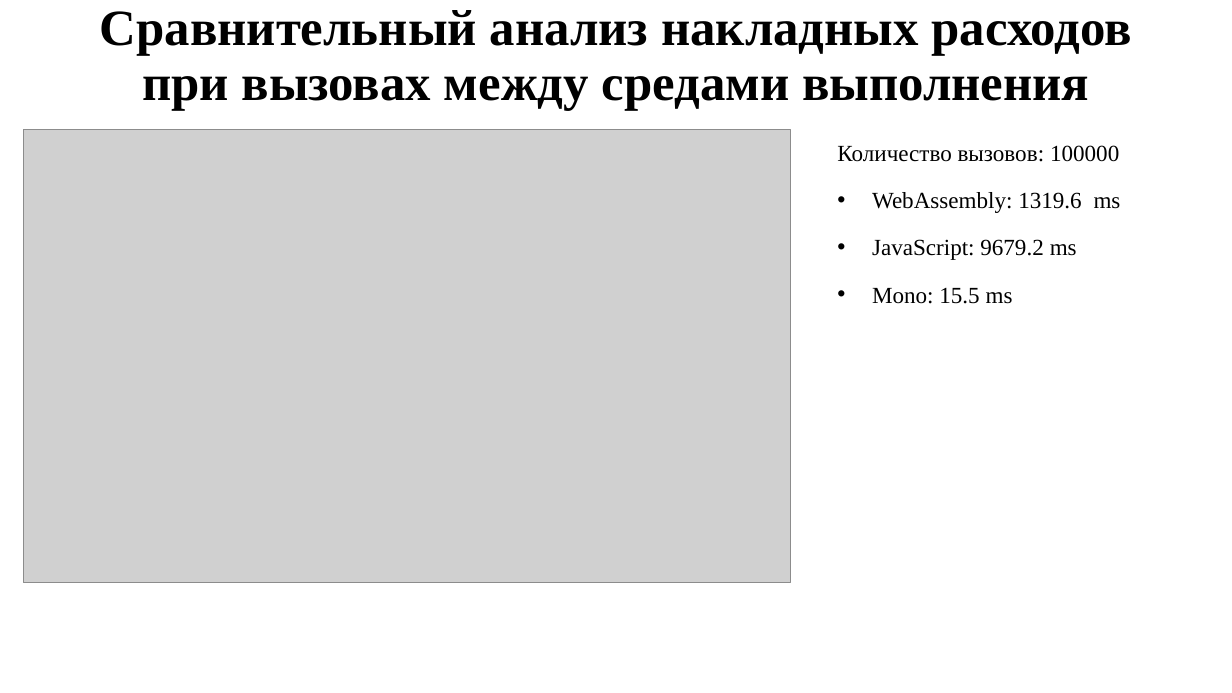
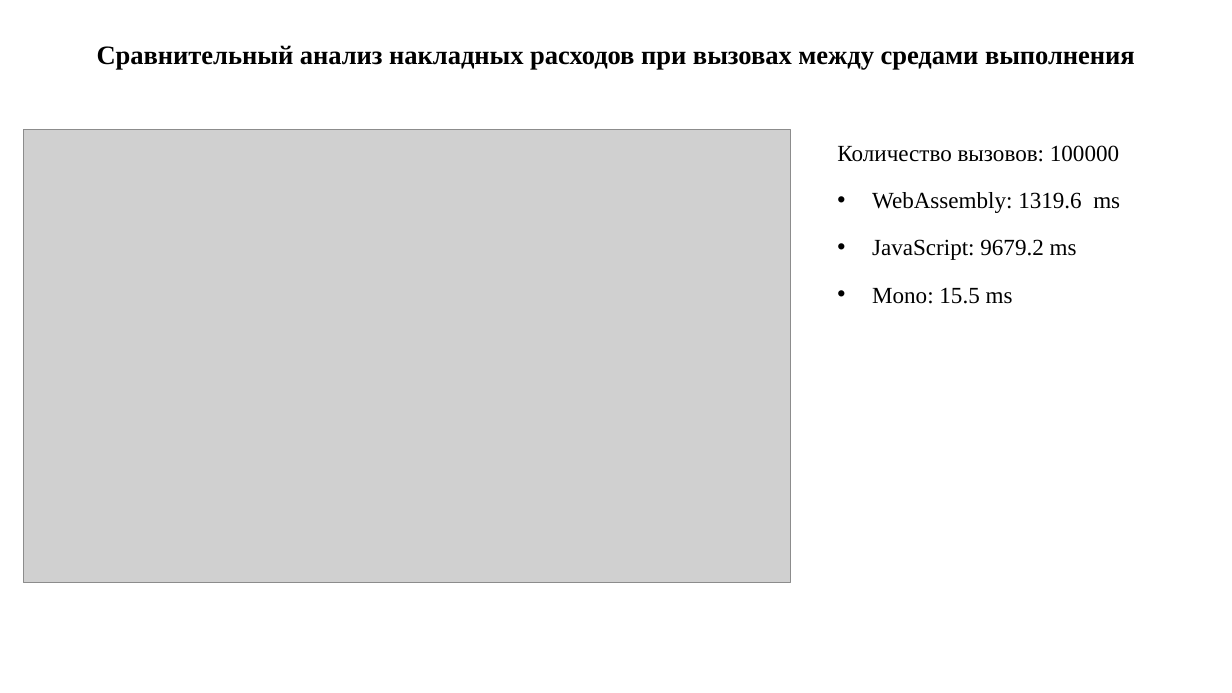
Before and after one commit to SWATOPLUS/il2wasm, a slide deck: slide 5 of report/Presentation.pptx. Drawn at 1232x693 pixels with LibreOffice and Linux fonts; fonts in the diff are those of the drawing; grey boxes stand for pictures. Boxes give left, top, right and bottom in pixels: in the first picture for what was removed or moved away, otherwise in the second. Text is boxed around its words. In the diff, an @@ line names an element or a change of style, - is before the commit and + after.

```diff
--- a/report/Presentation.pptx
+++ b/report/Presentation.pptx
@@ text "Сравнительный анализ накладных расходов при ..." at bbox=[97, 45, 1135, 70]: size 39.6 to 20.7 pt @@
```
Also in this commit, not shown: 7 other slides changed.
